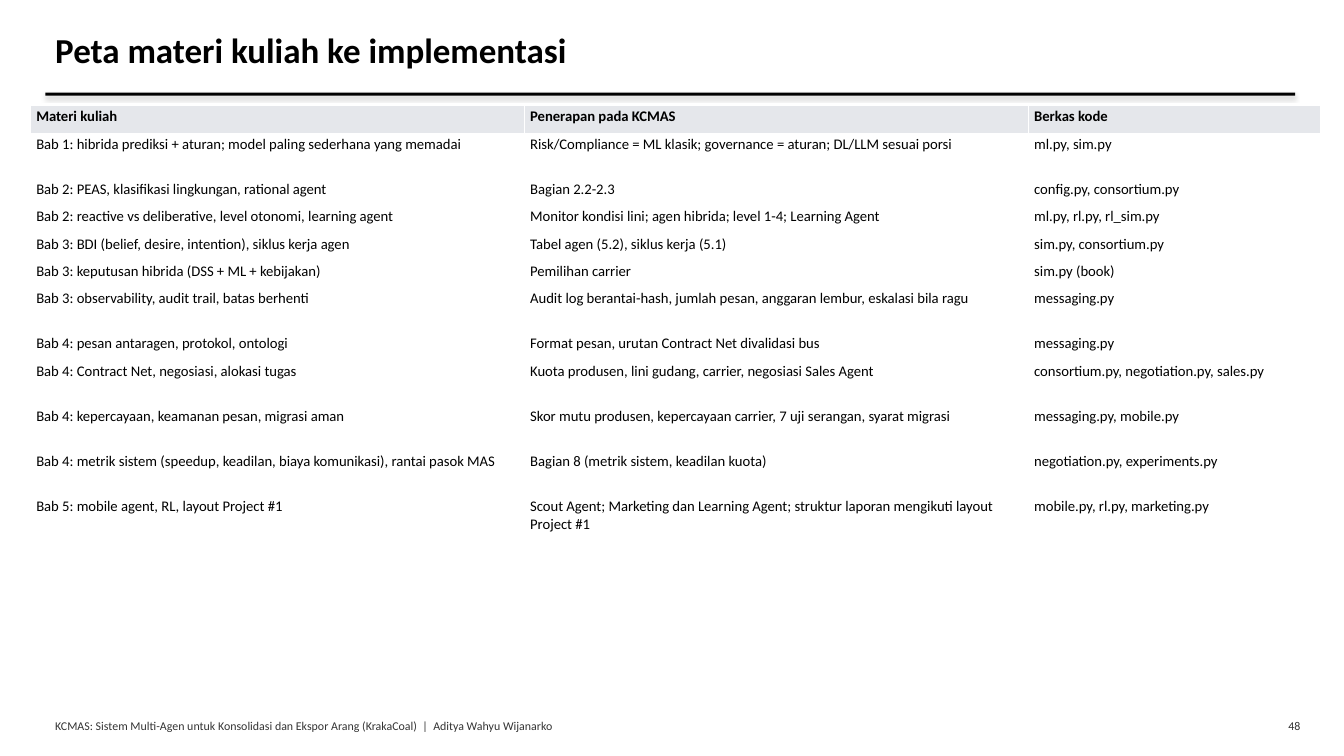
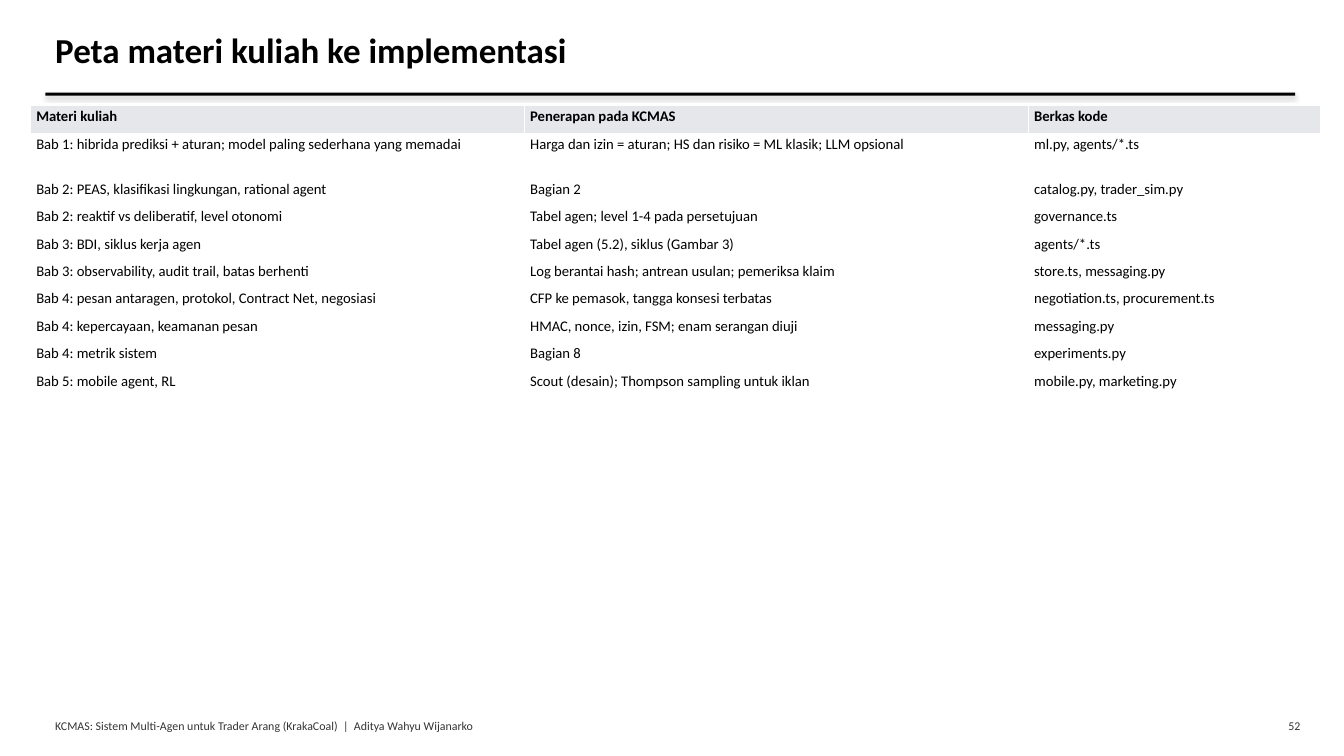
Before and after one commit to AdityaIKO/Agentic-Enterprise, a slide deck: slide 52 of docs/Presentasi_Tugas1.pptx (slide 48 before the commit). Drawn at 1344x756 pixels with LibreOffice and Linux fonts; fonts in the diff are those of the drawing. Boxes give left, top, right and bottom in pixels: in the first picture for what was removed or moved away, otherwise in the second. Text is boxed around its words. In the diff, an @@ line names an element or a change of style, - is before the commit and + after.

```diff
--- a/docs/Presentasi_Tugas1.pptx
+++ b/docs/Presentasi_Tugas1.pptx
@@ table at box(30, 106, 1321, 398) @@
-row 2: Bab 1: hibrida prediksi + aturan; model paling sederhana yang memadai | Risk/Compliance = ML klasik; governance = aturan; DL/LLM sesuai porsi | ml.py, sim.py
-row 3: Bab 2: PEAS, klasifikasi lingkungan, rational agent | Bagian 2.2-2.3 | config.py, consortium.py
-row 4: Bab 2: reactive vs deliberative, level otonomi, learning agent | Monitor kondisi lini; agen hibrida; level 1-4; Learning Agent | ml.py, rl.py, rl_sim.py
-row 5: Bab 3: BDI (belief, desire, intention), siklus kerja agen | Tabel agen (5.2), siklus kerja (5.1) | sim.py, consortium.py
-row 6: Bab 3: keputusan hibrida (DSS + ML + kebijakan) | Pemilihan carrier | sim.py (book)
-row 7: Bab 3: observability, audit trail, batas berhenti | Audit log berantai-hash, jumlah pesan, anggaran lembur, eskalasi bila ragu | messaging.py
-row 8: Bab 4: pesan antaragen, protokol, ontologi | Format pesan, urutan Contract Net divalidasi bus | messaging.py
-row 9: Bab 4: Contract Net, negosiasi, alokasi tugas | Kuota produsen, lini gudang, carrier, negosiasi Sales Agent | consortium.py, negotiation.py, sales.py
-row 10: Bab 4: kepercayaan, keamanan pesan, migrasi aman | Skor mutu produsen, kepercayaan carrier, 7 uji serangan, syarat migrasi | messaging.py, mobile.py
-row 11: Bab 4: metrik sistem (speedup, keadilan, biaya komunikasi), rantai pasok MAS | Bagian 8 (metrik sistem, keadilan kuota) | negotiation.py, experiments.py
-row 12: Bab 5: mobile agent, RL, layout Project #1 | Scout Agent; Marketing dan Learning Agent; struktur laporan mengikuti layout Project #1 | mobile.py, rl.py, marketing.py
+row 2: Bab 1: hibrida prediksi + aturan; model paling sederhana yang memadai | Harga dan izin = aturan; HS dan risiko = ML klasik; LLM opsional | ml.py, agents/*.ts
+row 3: Bab 2: PEAS, klasifikasi lingkungan, rational agent | Bagian 2 | catalog.py, trader_sim.py
+row 4: Bab 2: reaktif vs deliberatif, level otonomi | Tabel agen; level 1-4 pada persetujuan | governance.ts
+row 5: Bab 3: BDI, siklus kerja agen | Tabel agen (5.2), siklus (Gambar 3) | agents/*.ts
+row 6: Bab 3: observability, audit trail, batas berhenti | Log berantai hash; antrean usulan; pemeriksa klaim | store.ts, messaging.py
+row 7: Bab 4: pesan antaragen, protokol, Contract Net, negosiasi | CFP ke pemasok, tangga konsesi terbatas | negotiation.ts, procurement.ts
+row 8: Bab 4: kepercayaan, keamanan pesan | HMAC, nonce, izin, FSM; enam serangan diuji | messaging.py
+row 9: Bab 4: metrik sistem | Bagian 8 | experiments.py
+row 10: Bab 5: mobile agent, RL | Scout (desain); Thompson sampling untuk iklan | mobile.py, marketing.py
@@ text at box(55, 721, 473, 732): text changed @@
-KCMAS: Sistem Multi-Agen untuk Konsolidasi dan Ekspor Arang (KrakaCoal) | Aditya Wahyu Wijanarko
+KCMAS: Sistem Multi-Agen untuk Trader Arang (KrakaCoal) | Aditya Wahyu Wijanarko
@@ text at box(1288, 722, 1300, 730): text changed @@
-48
+52
```
Also in this commit, not shown: 27 other slides changed, 25 slides added, 22 slides removed, 53 other files.
